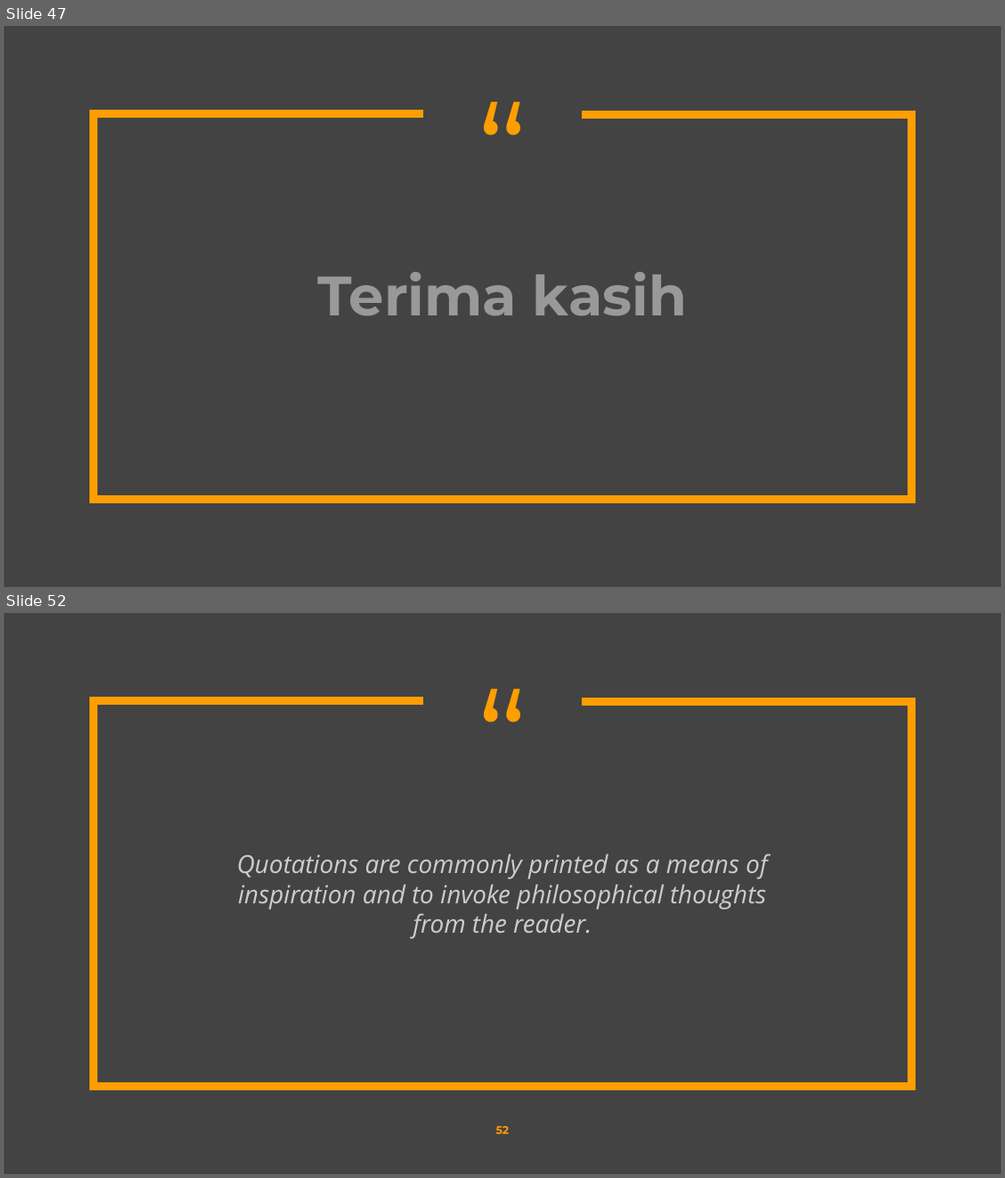
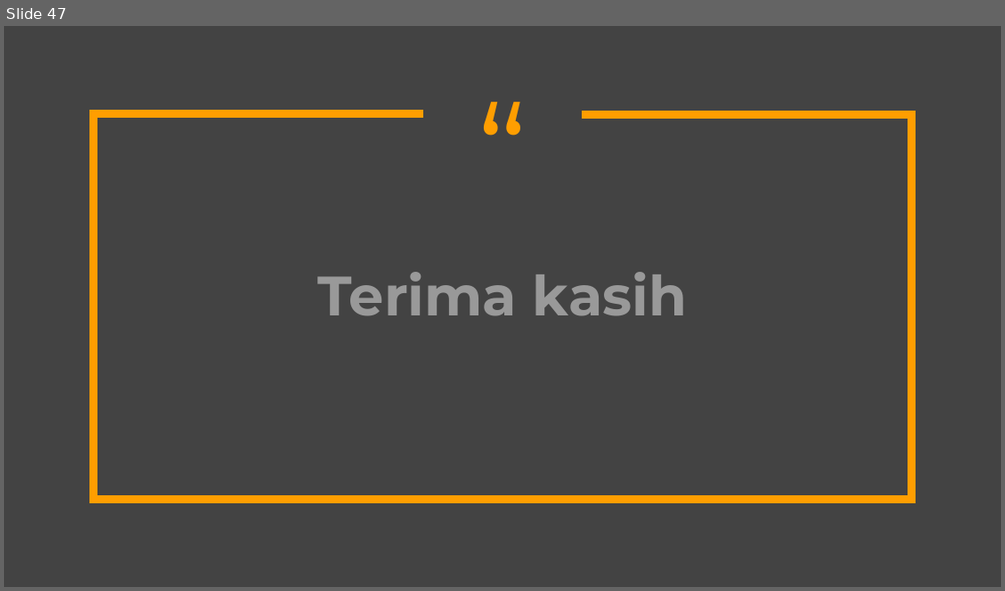
Before and after one commit to bagusco/R-OJK, a slide deck: Regresi OJK.pptx. Shown one above the other, each under a label of ours: slides 47 and 52 before the commit, slide 47 after it; the slides between them are not shown. The pictures are 1005x1178 and 1005x591 pixels, drawn with LibreOffice and Linux fonts; fonts in the diff are those of the drawing. Boxes give left, top, right and bottom in pixels: in the first picture for what was removed or moved away, otherwise in the second. Text is boxed around its words. In the diff, an @@ line names an element or a change of style, - is before the commit and + after.

```diff
--- a/Regresi OJK.pptx
+++ b/Regresi OJK.pptx
@@ slide 52 removed at <box>4,613,1001,1174</box>, background #434343; not listed: 2 template elements that a slide beside it also shows @@
@@ text removed at <box>237,854,767,939</box> @@
-Quotations are commonly printed as a means of inspiration and to invoke philosophical thoughts from the reader.
@@ page number removed at <box>496,1126,510,1134</box> @@
-52
```
Also in this commit, not shown: 1 slide changed, 27 other slides removed.
